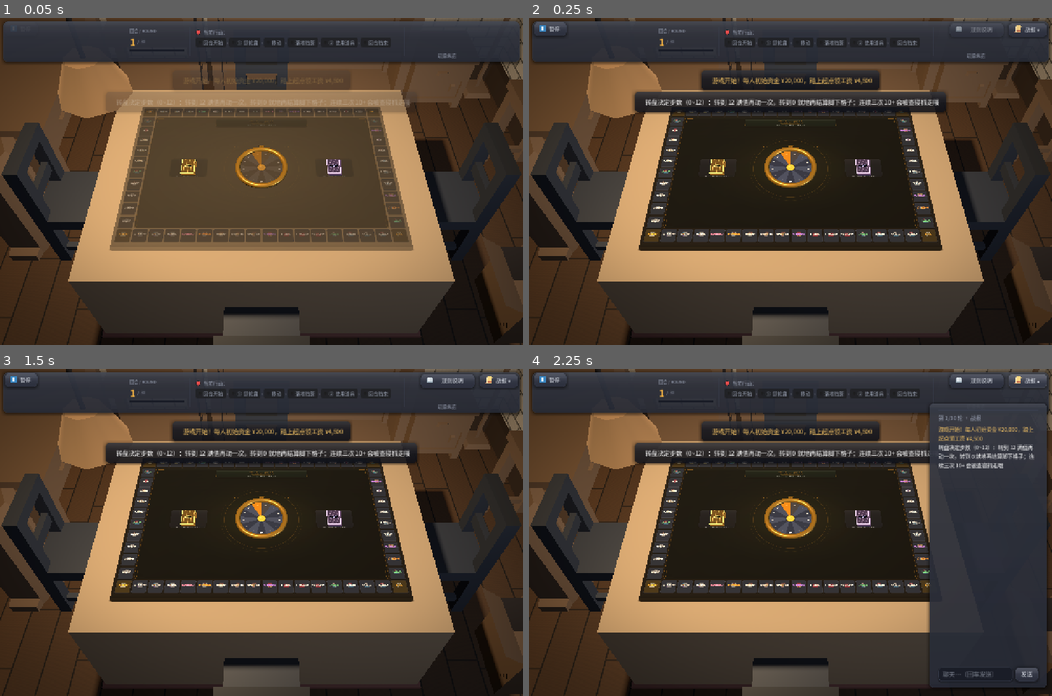
Above: before the commit, frames 1-4 (two rows, left to right).
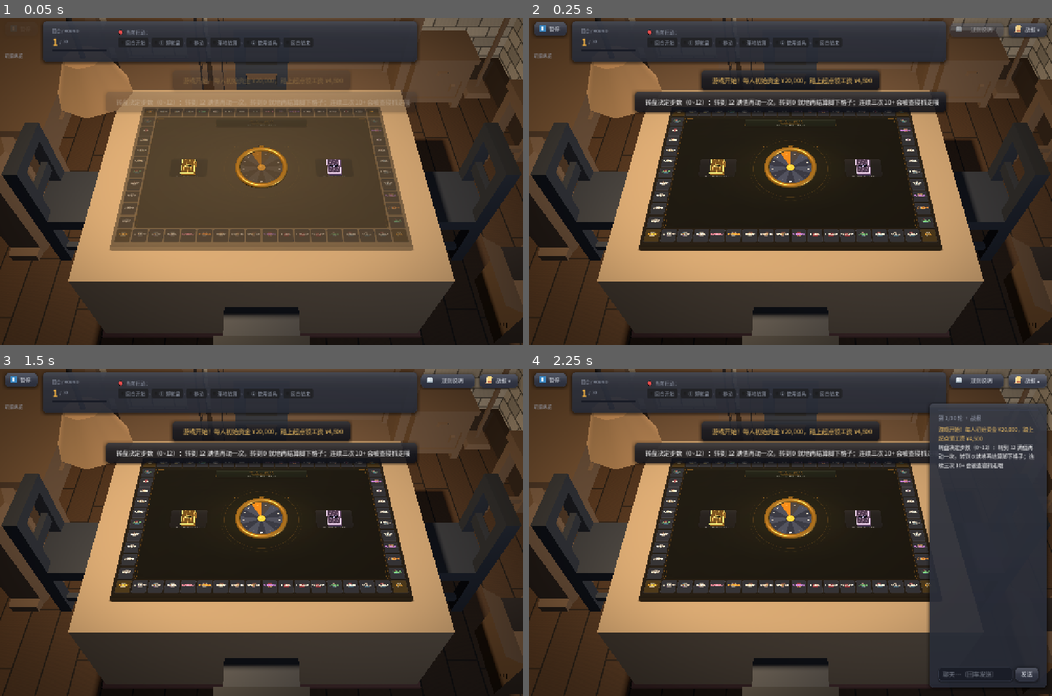
Above: after the commit, the same moments.

Repository: Lousync/dorm-monopoly
Game: Godot game, scene res://scenes/game.tscn
Same seed, same stepped clock (60 frames per second), same inputs: the game is played once before the commit and once after it. This scene is started directly instead of the project's main scene.
Inputs:
- Up to frame 1 (0.05 s): no input
- Up to frame 2 (0.25 s): no input
- Up to frame 3 (1.5 s): click "暂停" at 0.5 s; click "▶ 继续游戏" at 1.25 s
- Up to frame 4 (2.25 s): click "战报 ▾" at 2 s

The runs differ from the first frame. In frame 1, 3.9% of the frame differs, in the area x 0-100%, y 1-14%; in frame 2, 3.0%; in frame 3, 2.8%; in frame 4, 2.2%.

Commit message:
仪表盘落位改按用户 drawio：玩家纵览移到左侧，横条为选项右侧的一条带
用户 drawio 定稿只取布局、不照比例：左列自上而下 = 暂停（选项）→ 玩家纵览；顶部仪表盘横条是「选项」右侧的一条带（房主从 x≈104 起、客户端让开「网络质量」从 x≈276 起），右端让开「规则说明 / 战报」，不再铺到两侧按钮背后。畸变横幅 / 战报气泡 / 战报栏 / 规则面板仍下移到横条之下。玩家纵览搬到左侧后与右侧战报栏 / 规则面板天然分居左右，不再互相遮挡。

同步原型（对局仪表盘-原型.html）与文档（架构总览 §五 / 开发台账 §一 / CHANGELOG）。全部 18 套件通过。

Diff:
--- a/scripts/dashboard.gd
+++ b/scripts/dashboard.gd
@@ -4,14 +4,14 @@
 ## 挂在屏幕层 `hud` 上，与左上「暂停」/右上「战报·规则」同层。
 ##
 ## 动机：把「第几轮 / 轮到谁 / 到哪个阶段 / 还剩多久」从散落多处收拢成一条顶部指挥带
-##（回合卡 + 当前行动 + 阶段 stepper + 等待提示）+ 右侧玩家纵览。
+##（回合卡 + 当前行动 + 阶段 stepper + 等待提示）+ 左侧玩家纵览。
 ##
 ## 数据**全部读已同步的 `st` 与 `_op_*`**（`s_state` / `s_op_timer` 推的那份）——
 ## 客户端（非房主）也准，**不需要任何新协议**。
 ##
-## 施工落位（融合，2026-10-09 用户拍板）：顶部横条与现有「暂停 / 战报·规则」按钮同一条
-## 带上——横条铺满顶部（玻璃底），中间放仪表盘内容，左右各留出一段空位让现有按钮"坐进"
-## 横条两端（按钮本身位置一字未动）。畸变横幅与战报气泡挪到横条下方，互不打架。
+## 施工落位（2026-10-09 用户 drawio 定稿，只取布局、不照比例）：左边一列自上而下 =
+## **暂停（选项）→ 玩家纵览**；顶部**仪表盘横条**是「选项」右侧的一条带（不铺到选项背后），
+## 右端让开「规则说明 / 战报」。畸变横幅与战报气泡挪到横条下方，互不打架。
 ##
 ## 底部那排「控制按钮」只是原型演示用，**这里不要**（见 `doc/game-design/对局仪表盘-原型.html`）。
 
@@ -25,10 +25,16 @@
 ## 顶条高度（屏幕像素）：`table_hud.build_play_ui` 里量过，横条 y 8..76。
 const BAR_TOP := 8.0
 const BAR_BOTTOM := 76.0
-## 右侧纵览的落位（贴右、在横条之下）。
+## 顶条左右端：左端在「暂停」右侧（房主）/「暂停 + 网络质量」右侧（客户端）；右端让开
+## 「规则说明 / 战报」（其最左缘 ≈ 屏宽 −250）。
+const BAR_LEFT_HOST := 104.0
+const BAR_LEFT_CLIENT := 276.0
+const BAR_RIGHT := -258.0
+## 左侧玩家纵览的落位（贴左、在横条之下、底部让开左下角「我」的身家条）。
 const RAIL_TOP := 84.0
 const RAIL_W := 196.0
-const RAIL_RIGHT := 12.0
+const RAIL_X := 12.0
+const RAIL_BOTTOM_MARGIN := 158.0
 
 var g: Node
 var host: Control               # 屏幕层容器（`g.hud_layer`）—— 控件挂它才拿得到正确尺寸
@@ -80,8 +86,10 @@
 	bar = UIKit.panel_container(UIKit.PANEL_GLASS, 12,
 		Color(UIKit.BORDER.r, UIKit.BORDER.g, UIKit.BORDER.b, 0.8), 1, 6)
 	bar.set_anchors_preset(Control.PRESET_TOP_WIDE)
-	bar.offset_left = 8.0
-	bar.offset_right = -8.0
+	# 横条是「选项」右侧的一条带：左端让开暂停（房主）/ 暂停 + 网络质量（客户端），
+	# 右端让开「规则说明 / 战报」。不再铺满整宽（原先把两端盖住、靠内部空位避让）。
+	bar.offset_left = BAR_LEFT_HOST if g.multiplayer.is_server() else BAR_LEFT_CLIENT
+	bar.offset_right = BAR_RIGHT
 	bar.offset_top = BAR_TOP
 	bar.offset_bottom = BAR_BOTTOM
 	# 不吃鼠标：横条只是浮在画面上，别挡住它下面（顶部那条）棋盘的可点内容。
@@ -94,9 +102,6 @@
 	hb.add_theme_constant_override("separation", 14)
 	hb.mouse_filter = Control.MOUSE_FILTER_IGNORE
 	m.add_child(hb)
-
-	# 左端让位：给左上角「暂停」（12..92）与客户端「网络质量」（100..268）留出空位。
-	hb.add_child(UIKit.hspace(272))
 
 	# ① 回合卡
 	var rv := VBoxContainer.new()
@@ -171,11 +176,6 @@
 	wait_time.add_theme_font_override("font", UIKit.font_bold())
 	wwrow.add_child(wait_time)
 
-	hb.add_child(_vline())
-
-	# 右端让位：给右上角「规则说明 / 战报」（约屏宽 −12 起、向左约 250 像素）留出空位。
-	hb.add_child(UIKit.hspace(244))
-
 func _build_steps() -> void:
 	for i in PHASES.size():
 		if i > 0:
@@ -223,11 +223,15 @@
 
 func _build_rail() -> void:
 	rail = VBoxContainer.new()
-	rail.set_anchors_preset(Control.PRESET_TOP_RIGHT)
-	rail.offset_left = -RAIL_RIGHT - RAIL_W
-	rail.offset_right = -RAIL_RIGHT
+	# 左侧一列：贴左缘、在横条之下，底边让开左下角「我」的身家条（锚到屏幕底）。
+	rail.anchor_left = 0.0
+	rail.anchor_right = 0.0
+	rail.anchor_top = 0.0
+	rail.anchor_bottom = 1.0
+	rail.offset_left = RAIL_X
+	rail.offset_right = RAIL_X + RAIL_W
 	rail.offset_top = RAIL_TOP
-	rail.offset_bottom = 660.0
+	rail.offset_bottom = -RAIL_BOTTOM_MARGIN
 	rail.add_theme_constant_override("separation", 6)
 	rail.mouse_filter = Control.MOUSE_FILTER_IGNORE
 	host.add_child(rail)
Not shown, changed: CHANGELOG.md
Not shown, changed: doc/development/开发台账.md
Not shown, changed: doc/development/架构总览.md
Not shown, changed: doc/game-design/对局仪表盘-原型.html
